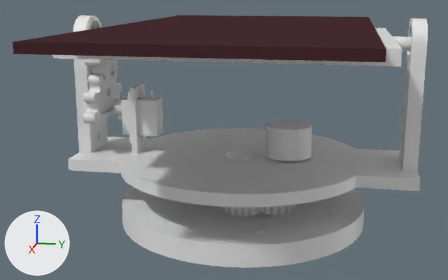
Renders of the Blender file solar.blend from each side of a commit.
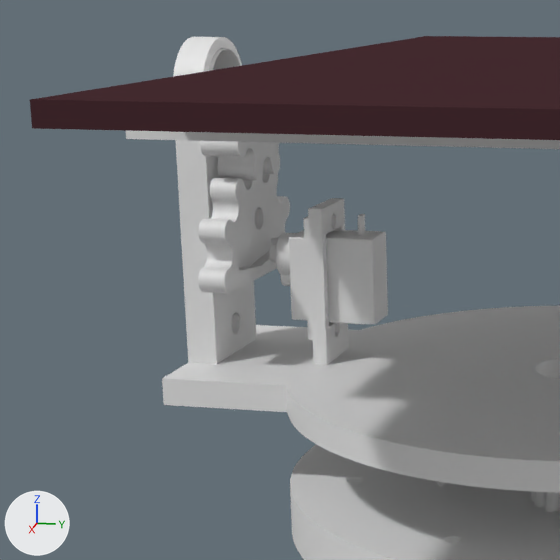
There are two pictures of each version: one whole from a camera (50 mm lens) standing at (367.0, 62.0, 27.0) and looking at (5.0, -11.0, -64.0), one close up on the part from 0% to 53% of the width and 0% to 84% of the height. The lights are fixed; the arrows at lower left show +X, +Y and +Z.
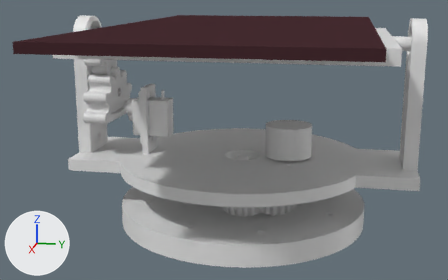
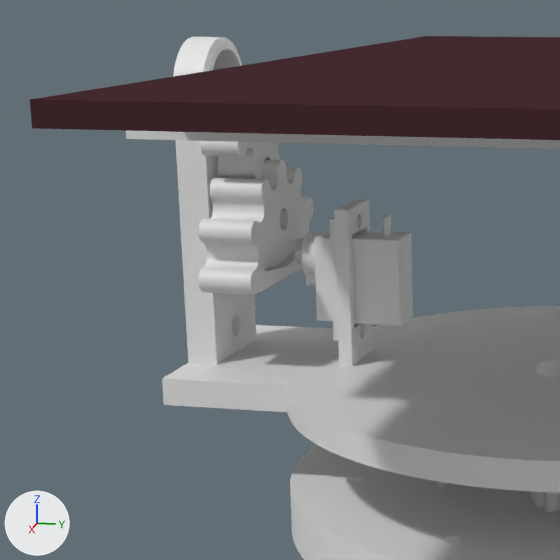
Commit message: Adjust top hole size

Where the change shows, as pixel boxes (x1, y1, x2, y2) in the close-ups (560 x 560 px; the box of a moved part takes in the faces that stretch with it):
'2051 Servo Tower-Pro-Sg90.Pk2', moved: before (269, 214, 388, 340); after (294, 215, 413, 341)
'Circle.002', reshaped: before (198, 173, 290, 293); after (198, 159, 314, 294)
part 1 of me_circle_013, moved or reshaped: before (288, 198, 414, 370); after (288, 199, 414, 370)

Diff of the bpy script that builds the scene:
```diff
--- a/solar.blend.py
+++ b/solar.blend.py
@@ me_circle_013 @@
 me_circle_013.from_pydata(...)  # 2620 vertices, 1347 faces; spans x -51.3..51.3, y -55.0..10.0, z 83.3..140.6
 # used by ob_circle_001; location = (0.0, 94.9, -4.0); rotation_euler = (1.571, 0.0, 0.0), in degrees (90, 0, 0); scale = (1.4, 1.4, 1.4)
+# me_circle_013 part 1: all 1318 vertices in x -6.5..6.6, y -50.0..-20.5, z 114.4..117.0 are moved by (0.0, 0.0, -5.0)
@@ me_circle_008 @@
 me_circle_008.from_pydata(...)  # 4744 vertices, 2381 faces; spans x -24.9..24.9, y -7.0..0.0, z -6.3..25.1
 # used by ob_circle_002; location = (0.0, -86.0, -46.6)
+# me_circle_008 part 2: all 2540 vertices in x -24.9..24.9, y -3.0..0.0, z -6.3..25.1 are moved by (0.0, 7.0, 0.0)
@@ ob_2051_servo_tower_pro_sg90_pk2 @@
 ob_2051_servo_tower_pro_sg90_pk2 = bpy.data.objects.new('2051 Servo Tower-Pro-Sg90.Pk2', me_2051_servo_tower_pro_sg90_pk2_001)
-ob_2051_servo_tower_pro_sg90_pk2.location = (-51.0, -68.9, -36.7)
+ob_2051_servo_tower_pro_sg90_pk2.location = (-51.0, -61.9, -36.7)
 ob_2051_servo_tower_pro_sg90_pk2.rotation_euler = (1.571, 1.571, 0.0)  # degrees (90, 90, 0)
```
